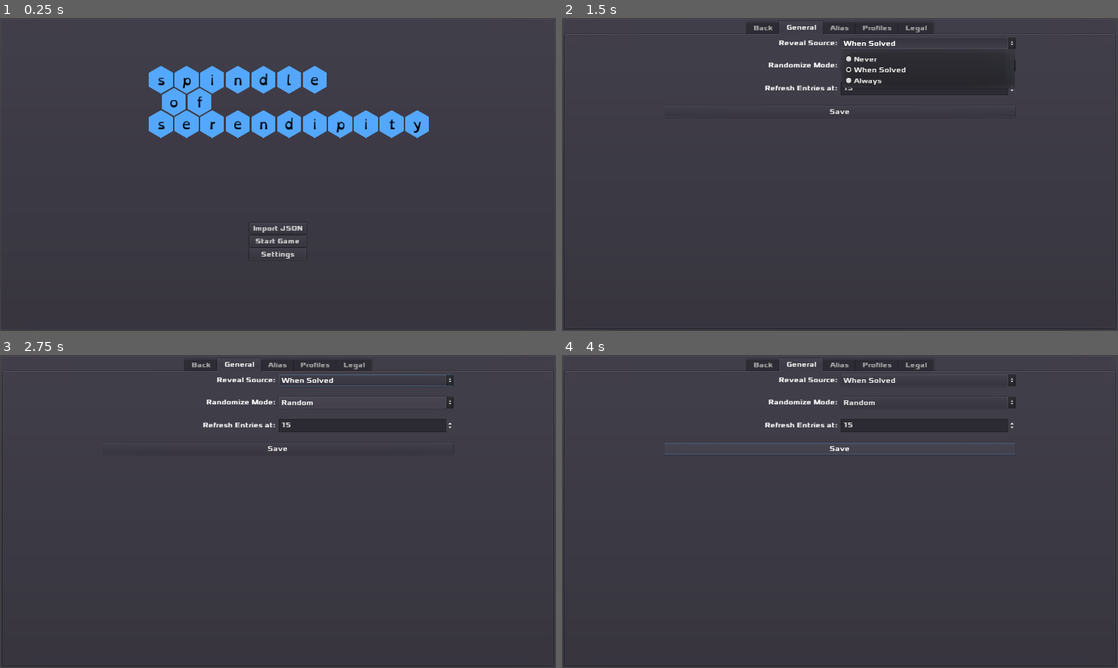
Above: before the commit, frames 1-4 (two rows, left to right).
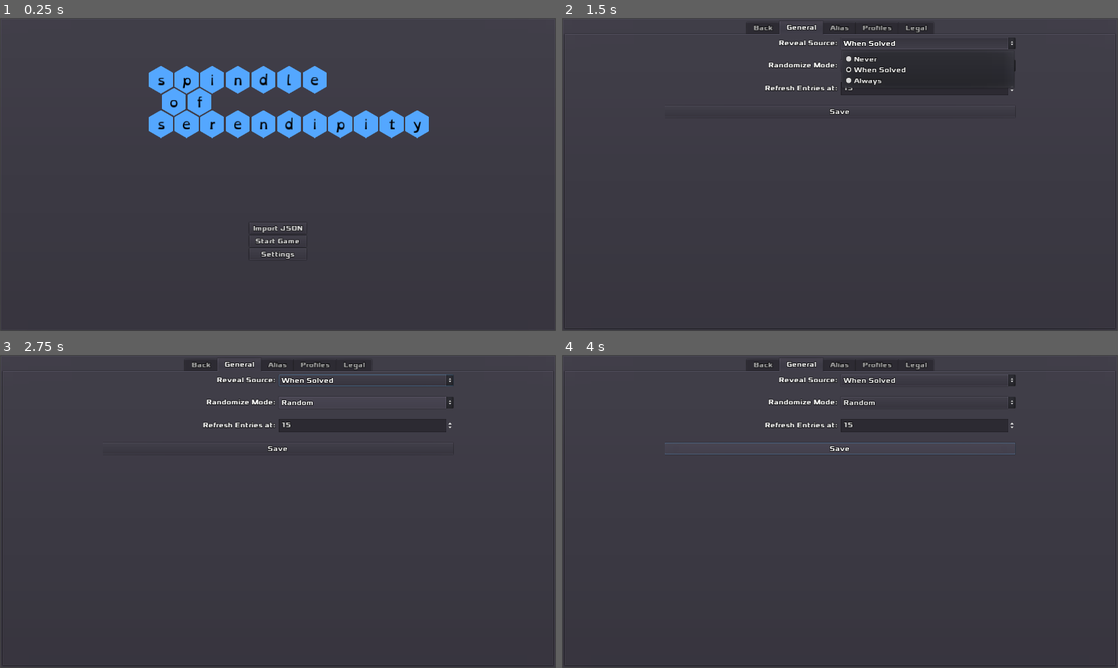
Above: after the commit, the same moments.

Repository: zacryol/spindle-of-serendipity
Game: Godot game, scene res://game/menus/MainMenu.tscn
Same seed, same stepped clock (60 frames per second), same inputs: the game is played once before the commit and once after it.
Inputs:
- Up to frame 1 (0.25 s): no input
- Up to frame 2 (1.5 s): click "Settings" at 0.5 s; click "When Solved" at 1.25 s
- Up to frame 3 (2.75 s): click "Random" at 2 s
- Up to frame 4 (4 s): click "Save" at 2.75 s; tap Backspace at 3.6 s

The runs differ from the first frame. In frame 1, 0.2% of the frame differs, in the area x 45-55%, y 66-78%; in frame 2, 0.7%, in the area x 34-66%, y 2-31%; in frame 3, 0.6%; in frame 4, 0.6%.

Commit message:
Changed font outline, removed somewhat unreadalbe tooltips

Diff:
--- a/godot/game/menus/settings/Settings.tscn
+++ b/godot/game/menus/settings/Settings.tscn
@@ -72,7 +72,6 @@
 margin_top = 3.0
 margin_right = 274.0
 margin_bottom = 17.0
-hint_tooltip = "Set when the game tells you of the source for the current entry."
 mouse_filter = 1
 size_flags_horizontal = 3
 text = "Reveal Source: "
@@ -97,7 +96,6 @@
 margin_top = 3.0
 margin_right = 274.0
 margin_bottom = 17.0
-hint_tooltip = "You can set the game to choose a random category/source, then an entry from that. Useful if your entries heavily feature some over others."
 mouse_filter = 1
 size_flags_horizontal = 3
 text = "Randomize Mode: "
@@ -122,7 +120,6 @@
 margin_top = 5.0
 margin_right = 274.0
 margin_bottom = 19.0
-hint_tooltip = "The game prevents repeat entries. When this many entries are left, all entries will be made available again."
 mouse_filter = 1
 size_flags_horizontal = 3
 text = "Refresh Entries at: "
Binary file changed: godot/GameTheme.theme
